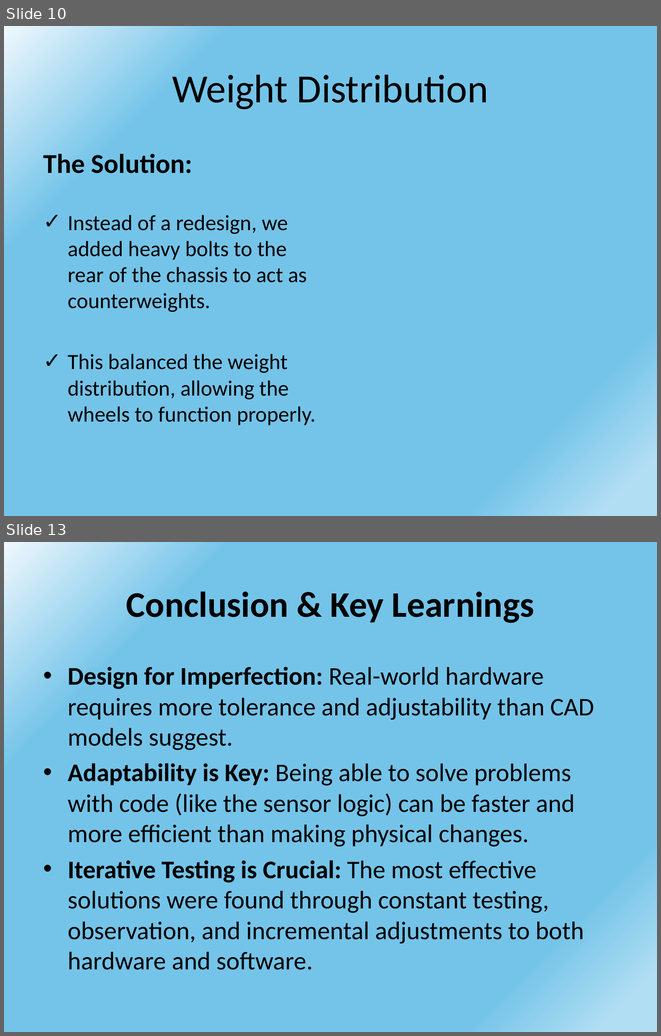
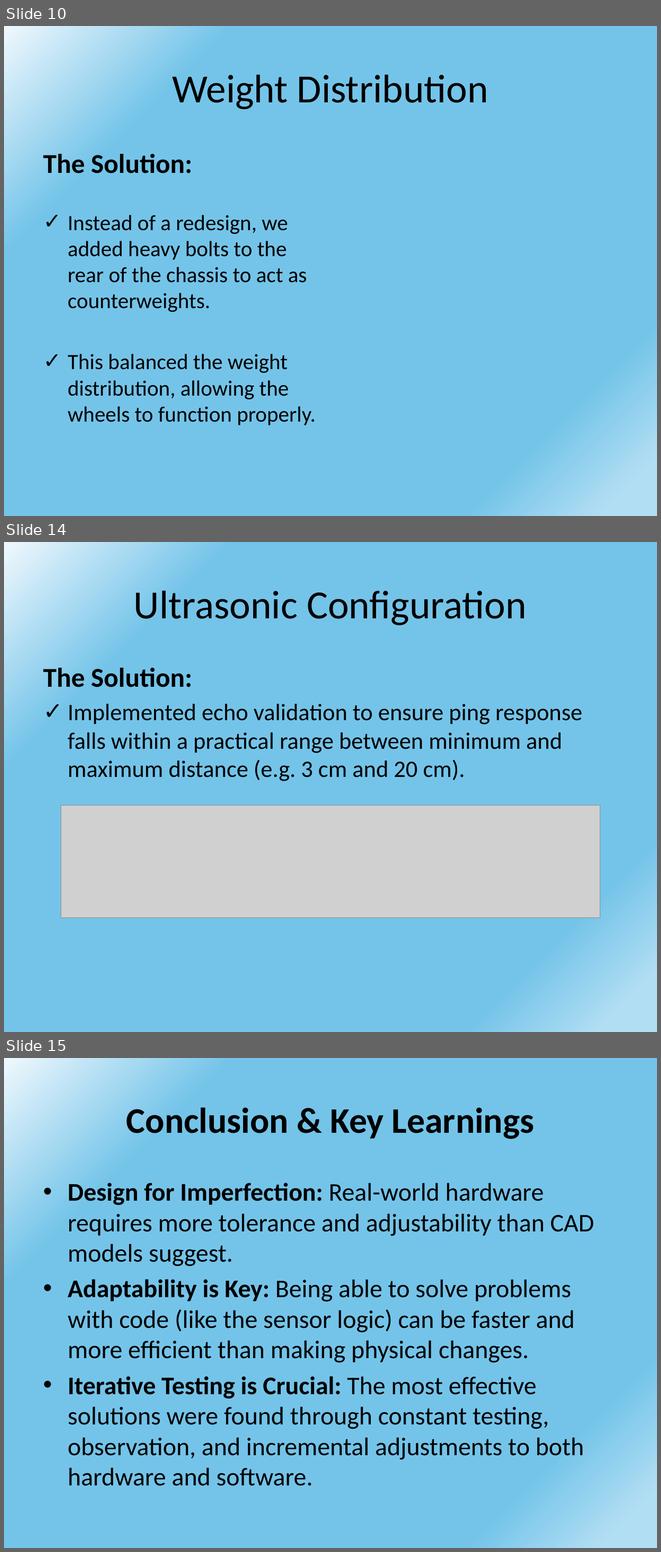
Before and after one commit to DariaShushkova/Autonomous_vehicle_prototype, a slide deck: Presentation.pptx. Shown one above the other, each under a label of ours: slides 10 and 13 before the commit, slides 10, 14 and 15 after it; the slides between them are not shown. The pictures are 661x1036 and 661x1552 pixels, drawn with LibreOffice and Linux fonts; fonts in the diff are those of the drawing; grey boxes stand for pictures. Boxes give left, top, right and bottom in pixels: in the first picture for what was removed or moved away, otherwise in the second. Text is boxed around its words. In the diff, an @@ line names an element or a change of style, - is before the commit and + after.

```diff
--- a/Presentation.pptx
+++ b/Presentation.pptx
@@ slide 14 added at [4, 542, 657, 1032], background gradient #F0F8FD to #74C4E9 to #B2DEF3 @@
@@ title added at [134, 590, 527, 625], 44 pt, text #000000 @@
+Ultrasonic Configuration
@@ text added at [43, 668, 582, 781], 26 pt, text #000000 @@
+The Solution:
+✓ Implemented echo validation to ensure ping response falls within a practical range between minimum and maximum distance (e.g. 3 cm and 20 cm).
@@ picture added at [61, 805, 600, 917] @@
@@ what was slide 13 is now slide 15 @@
```
Also in this commit, not shown: 2 slides changed, 1 other slide added.
